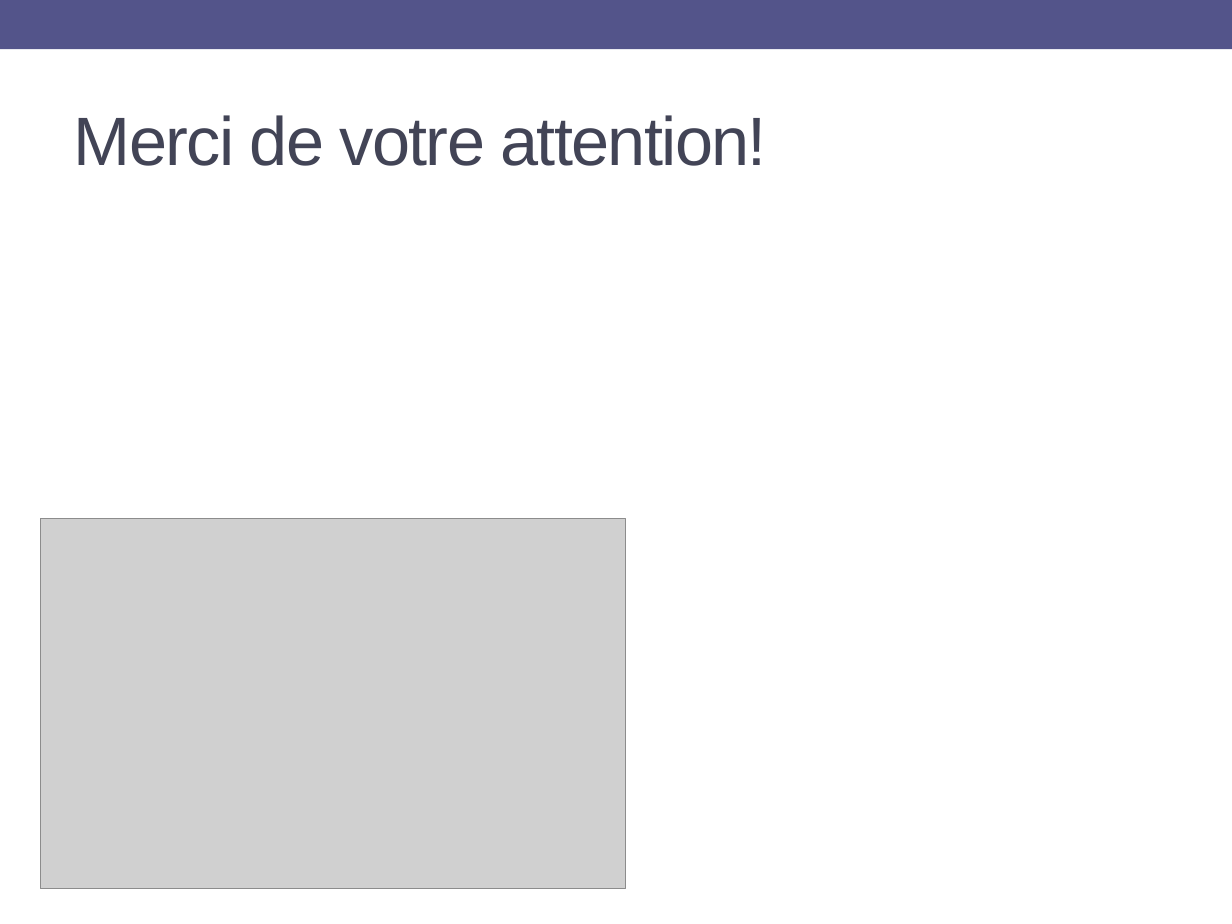
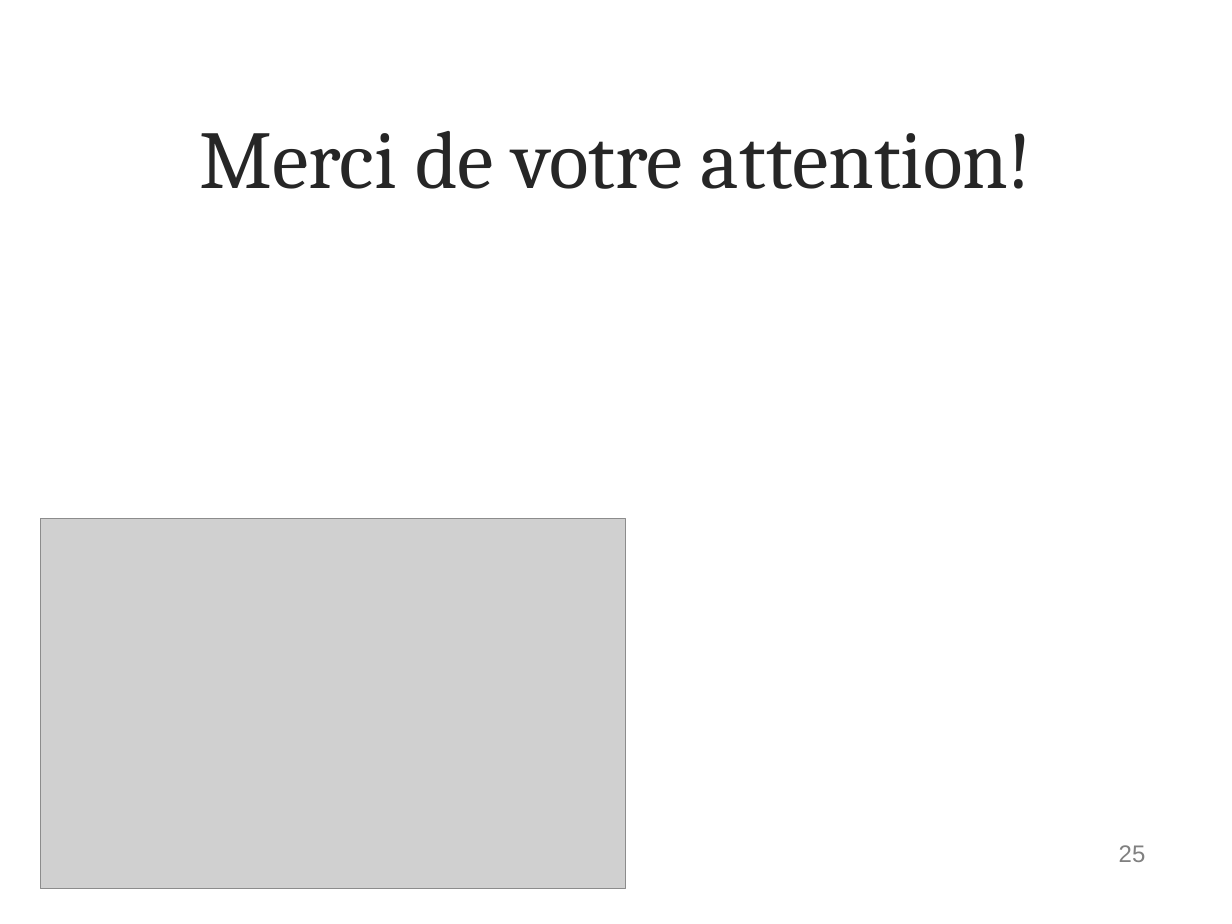
Before and after one commit to athongintel/stage5A.monitor, a slide deck: slide 25 of reports/for school/Stage-fin-detude-presentation.pptx (slide 24 before the commit). Drawn at 1232x924 pixels with LibreOffice and Linux fonts; fonts in the diff are those of the drawing; grey boxes stand for pictures; background and template pictures are left out. Boxes give left, top, right and bottom in pixels: in the first picture for what was removed or moved away, otherwise in the second. Text is boxed around its words. In the diff, an @@ line names an element or a change of style, - is before the commit and + after.

```diff
--- a/reports/for school/Stage-fin-detude-presentation.pptx
+++ b/reports/for school/Stage-fin-detude-presentation.pptx
@@ rectangle removed at box(0, 0, 1232, 49) @@
@@ title "Merci de votre attention!": place and size @@
-title "Merci de votre attention!" at box(74, 115, 767, 166)
+title "Merci de votre attention!" at box(199, 131, 1032, 189)
@@ title "Merci de votre attention!" at box(199, 131, 1032, 189): size 40 to 48 pt, font Arial to Cambria, text colour #424456 to #262626, letter spacing -1 to 0 pt; alignment left to centre @@
@@ page number added at box(1119, 845, 1146, 862), 14 pt, text #808080 @@
+25
```
Also in this commit, not shown: 20 other slides changed, 4 slides added, 3 slides removed, 42 other files.
